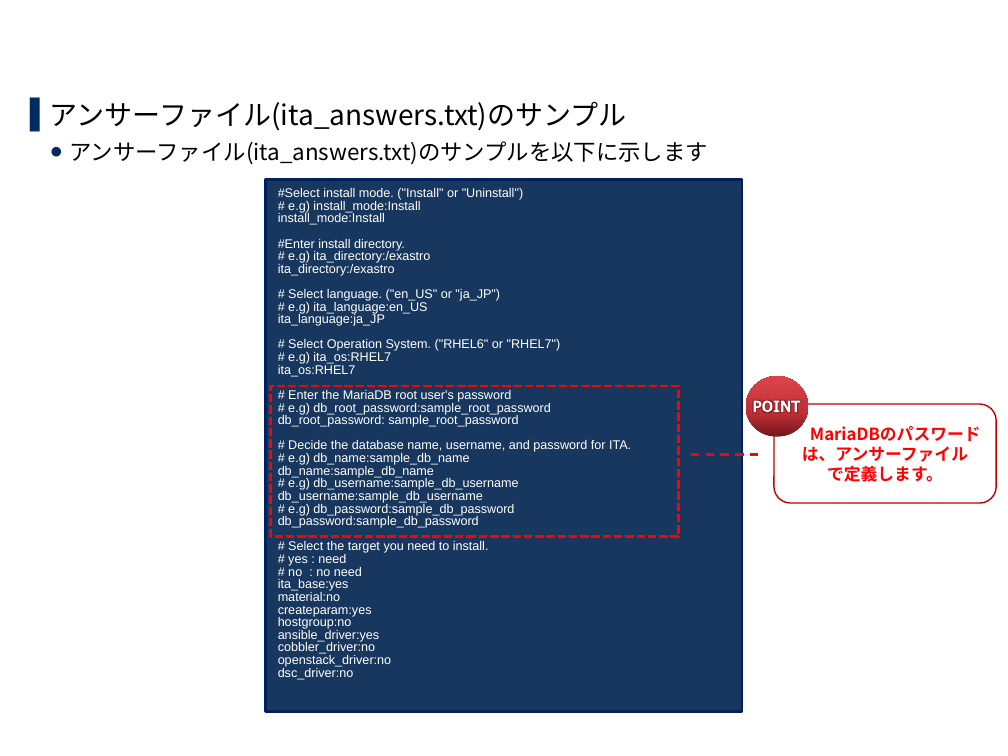
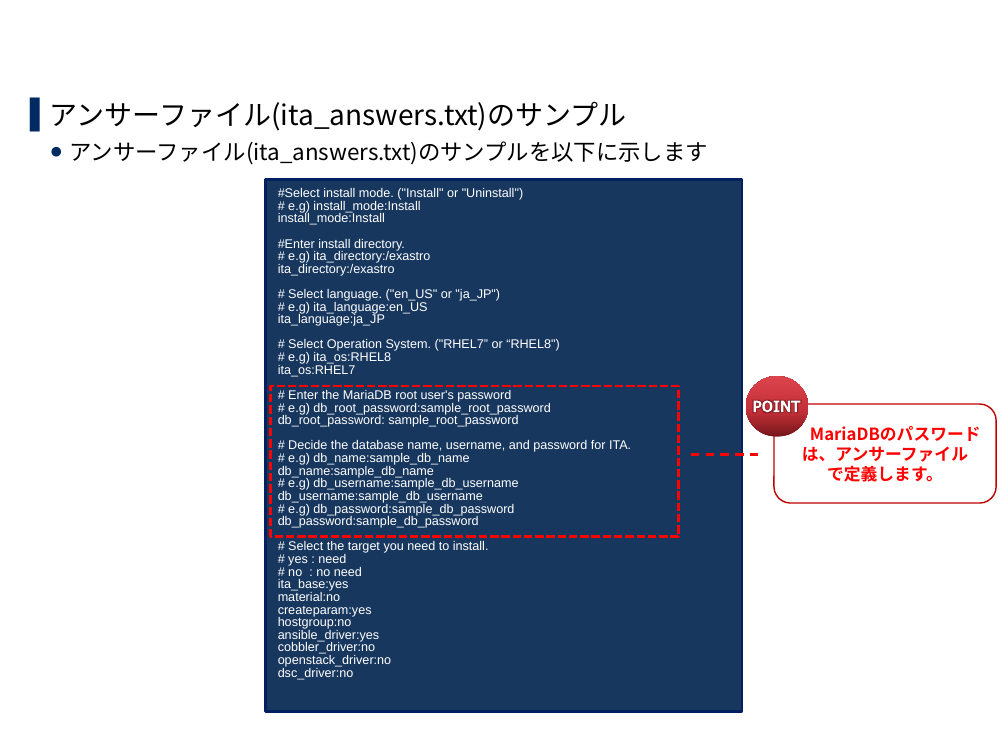
Before and after one commit to exastro-suite/it-automation-docs, a slide deck: slide 17 of asset/Learn_ja/ITA-online-install_ja.pptx. Drawn at 1008x756 pixels with LibreOffice and Linux fonts; fonts in the diff are those of the drawing; background and template pictures are left out. Boxes give left, top, right and bottom in pixels: in the first picture for what was removed or moved away, otherwise in the second. Text is boxed around its words. In the diff, an @@ line names an element or a change of style, - is before the commit and + after.

```diff
--- a/asset/Learn_ja/ITA-online-install_ja.pptx
+++ b/asset/Learn_ja/ITA-online-install_ja.pptx
@@ text in rectangle at (x1=288, y1=339, x2=560, y2=364): text changed @@
-# Select Operation System. ("RHEL6" or "RHEL7")
-# e.g) ita_os:RHEL7
+# Select Operation System. ("RHEL7” or “RHEL8")
+# e.g) ita_os:RHEL8
```
Also in this commit, not shown: 12 other slides changed.
